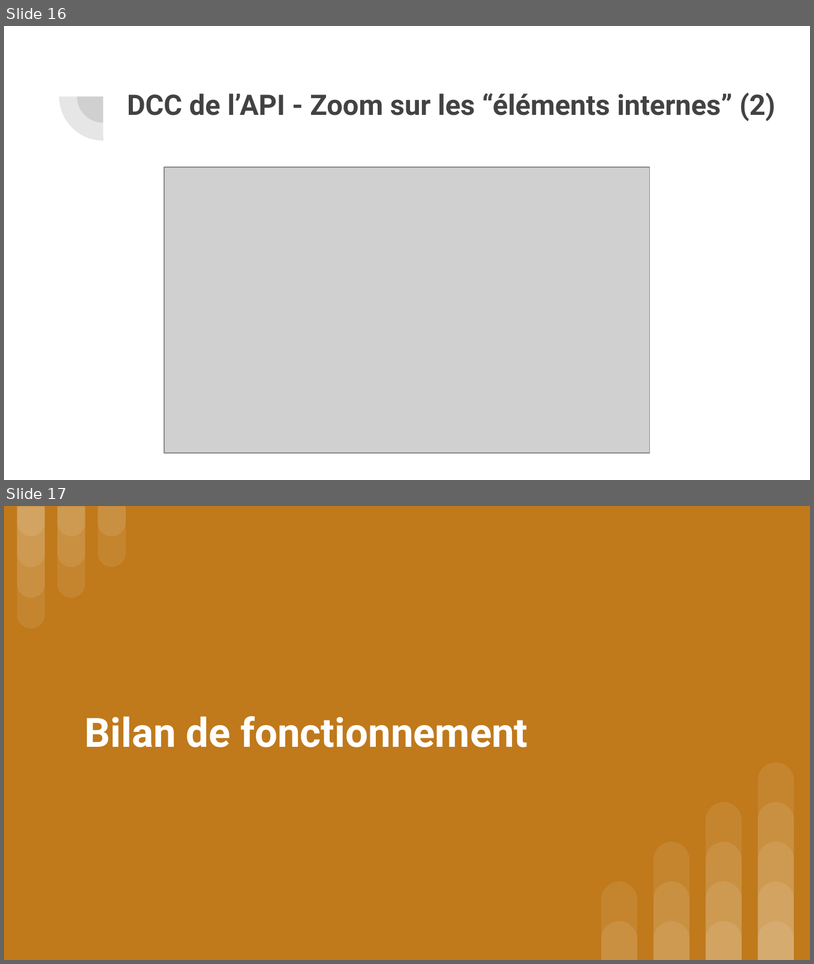
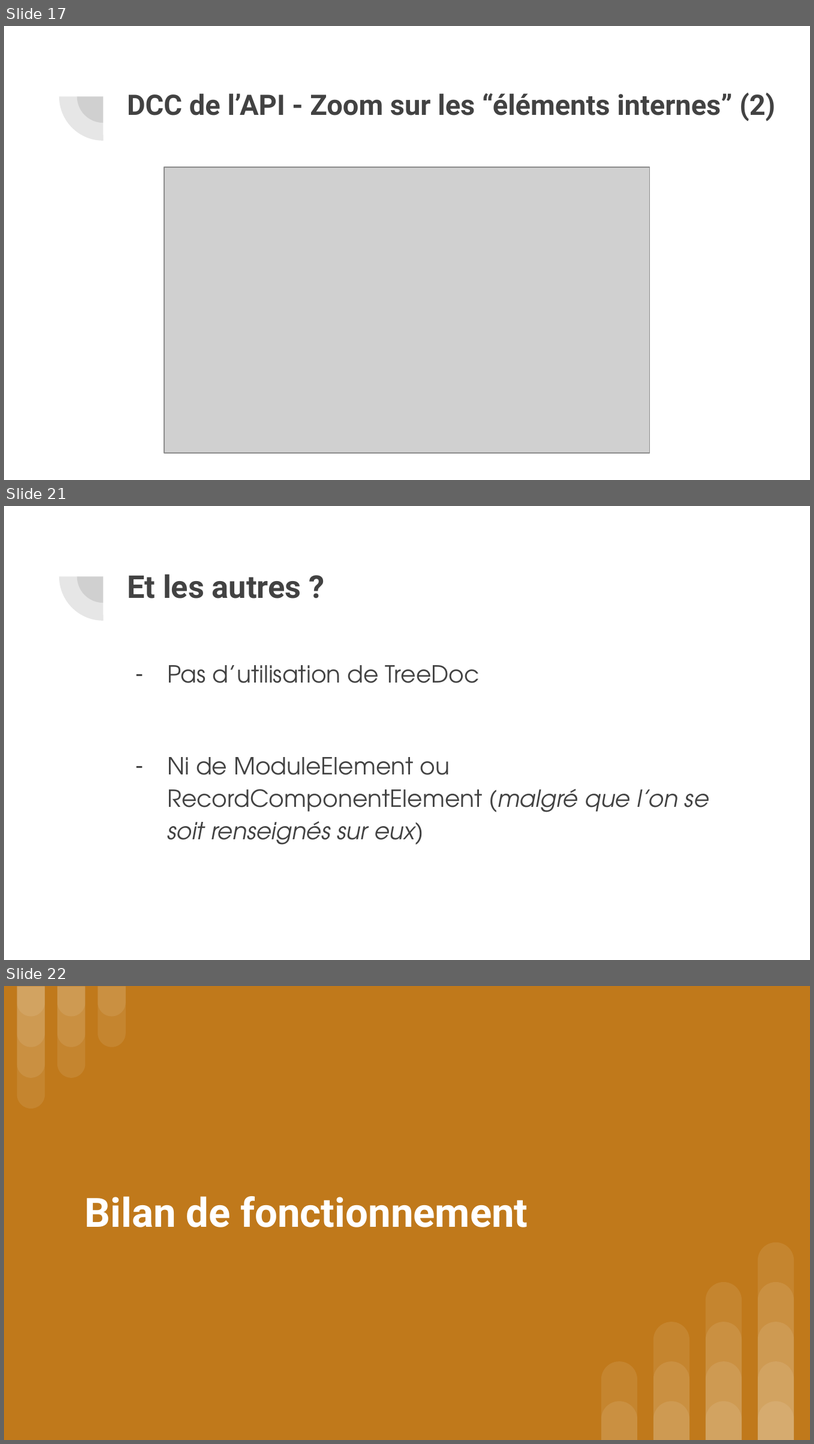
Before and after one commit to GlazKrovi/JavaToPlantUML, a slide deck: deliverable/P21_P22 Diapo soutenance.pptx. Shown one above the other, each under a label of ours: slides 16 and 17 before the commit, slides 17, 21 and 22 after it; the slides between them are not shown. The pictures are 814x964 and 814x1444 pixels, drawn with LibreOffice and Linux fonts; fonts in the diff are those of the drawing; grey boxes stand for pictures. Boxes give left, top, right and bottom in pixels: in the first picture for what was removed or moved away, otherwise in the second. Text is boxed around its words. In the diff, an @@ line names an element or a change of style, - is before the commit and + after.

```diff
--- a/deliverable/P21_P22 Diapo soutenance.pptx
+++ b/deliverable/P21_P22 Diapo soutenance.pptx
@@ slide 21 added at [4, 506, 810, 960], background #FFFFFF; not listed: 2 template elements that a slide beside it also shows @@
@@ title added at [127, 574, 302, 598], 28 pt, text #424242, bold @@
+Et les autres ?
@@ text added at [167, 665, 710, 844], 21 pt, text #424242 @@
+– Pas d’utilisation de TreeDoc
+– Ni de ModuleElement ou RecordComponentElement (malgré que l’on se soit renseignés sur eux)
@@ what was slide 16 is now slide 17 @@
@@ what was slide 17 is now slide 22 @@
```
Also in this commit, not shown: 4 other slides added, 4 other files.
